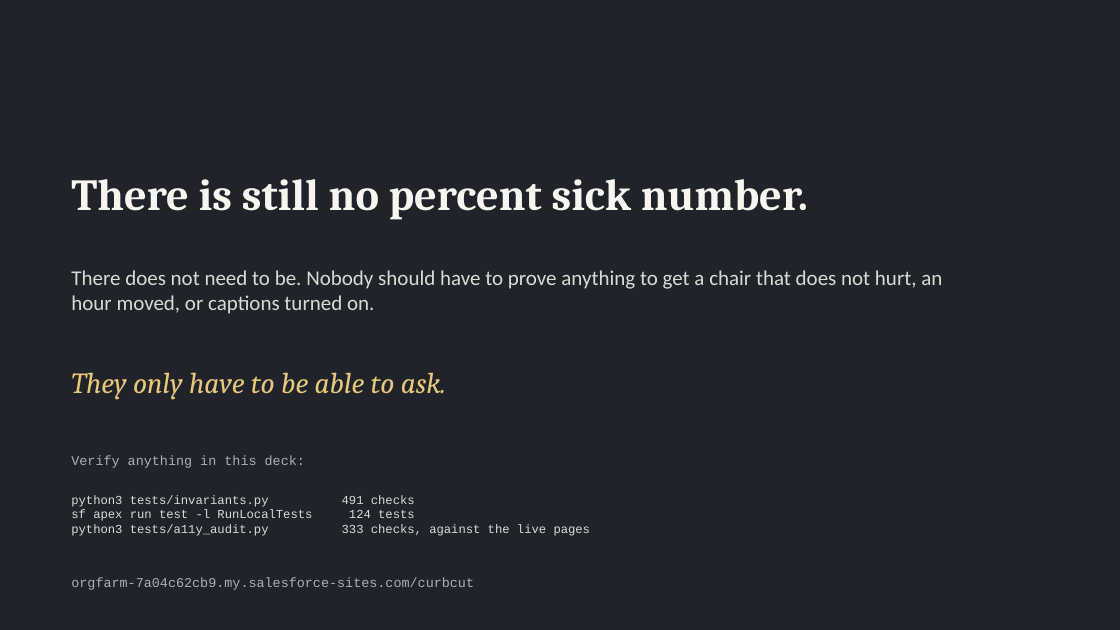
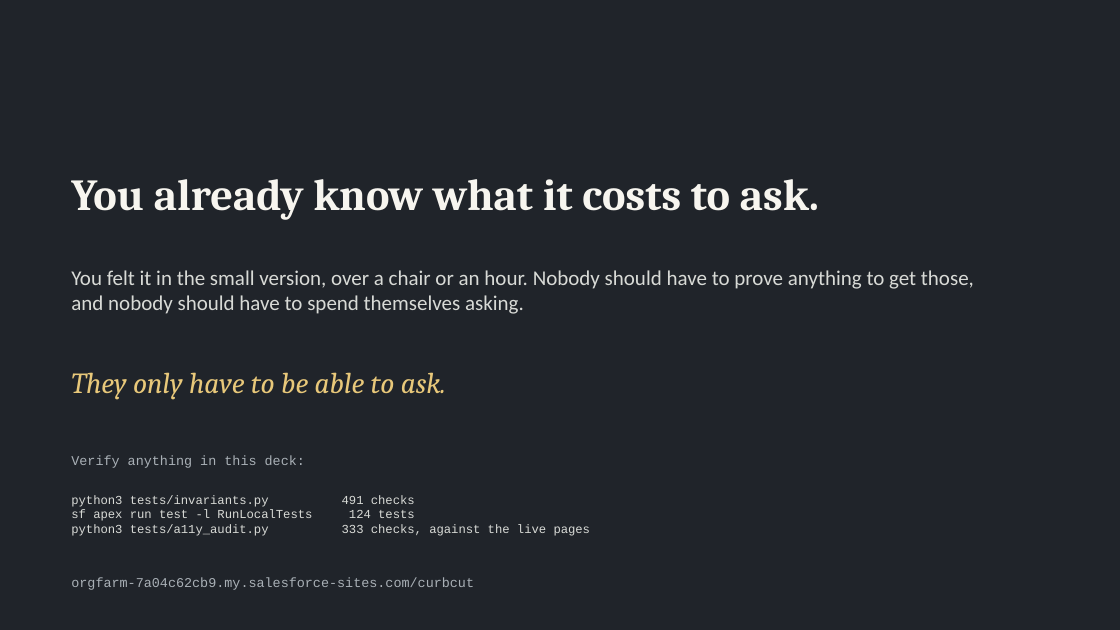
Before and after one commit to parthsevak2/curb-cut, a slide deck: slide 23 of submission/Curb-Cut.pptx. Drawn at 1120x630 pixels with LibreOffice and Linux fonts; fonts in the diff are those of the drawing. Boxes give left, top, right and bottom in pixels: in the first picture for what was removed or moved away, otherwise in the second. Text is boxed around its words. In the diff, an @@ line names an element or a change of style, - is before the commit and + after.

```diff
--- a/submission/Curb-Cut.pptx
+++ b/submission/Curb-Cut.pptx
@@ text at bbox=[71, 179, 819, 220]: text changed @@
-There is still no percent sick number.
+You already know what it costs to ask.
@@ text at bbox=[71, 270, 974, 314]: text changed @@
-There does not need to be. Nobody should have to prove anything to get a chair that does not hurt, an hour moved, or captions turned on.
+You felt it in the small version, over a chair or an hour. Nobody should have to prove anything to get those, and nobody should have to spend themselves asking.
```
Also in this commit, not shown: 2 other slides changed, 1 slide added, 1 slide removed.
